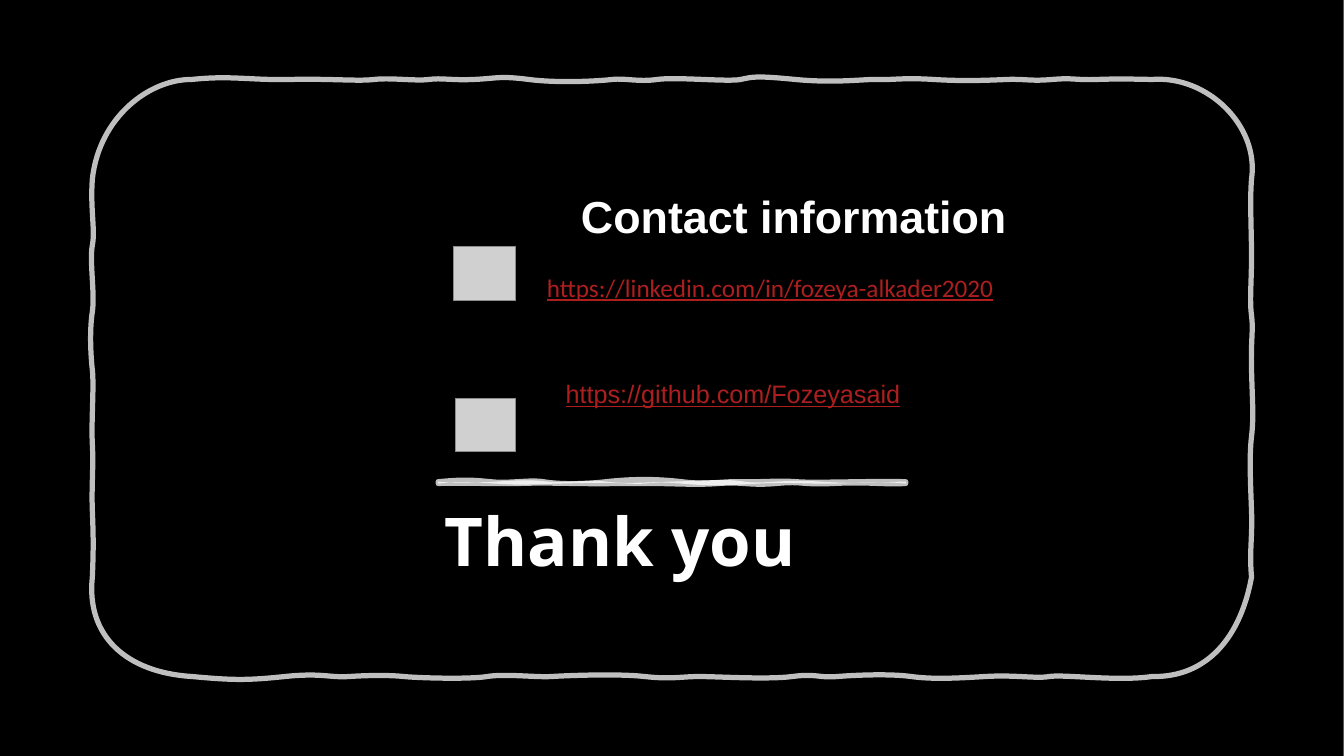
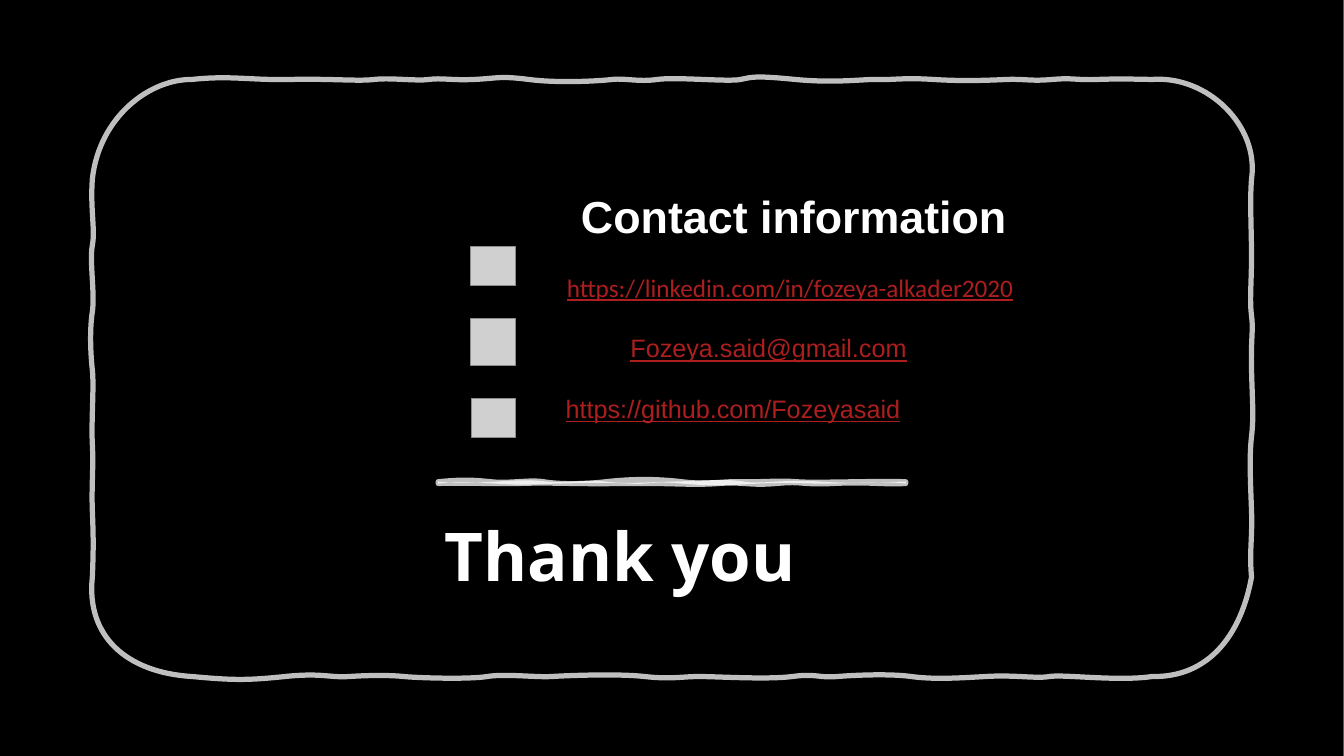
Before and after one commit to Fozeyasaid/Capston, a slide deck: slide 7 of Healthy Life Expectancy.pptx. Drawn at 1344x756 pixels with LibreOffice and Linux fonts; fonts in the diff are those of the drawing; grey boxes stand for pictures; background and template pictures are left out. Boxes give left, top, right and bottom in pixels: in the first picture for what was removed or moved away, otherwise in the second. Text is boxed around its words. In the diff, an @@ line names an element or a change of style, - is before the commit and + after.

```diff
--- a/Healthy Life Expectancy.pptx
+++ b/Healthy Life Expectancy.pptx
@@ picture: place and size @@
-picture at <box>454,247,516,300</box>
+picture at <box>471,247,516,286</box>
@@ picture added at <box>470,319,515,365</box> @@
@@ text at <box>630,338,906,362</box>: paragraph added @@
+Fozeya.said@gmail.com
@@ picture: place and size @@
-picture at <box>456,398,515,452</box>
+picture at <box>472,398,516,438</box>
```
Also in this commit, not shown: 3 other files.
